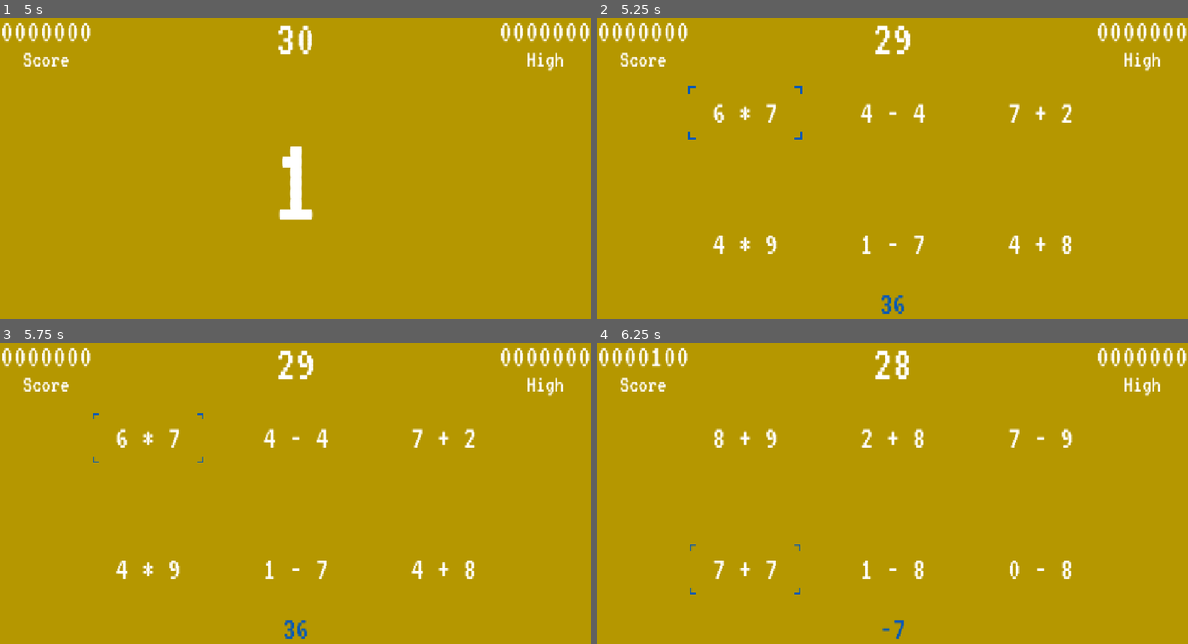
Above: before the commit, frames 1-4 (two rows, left to right).
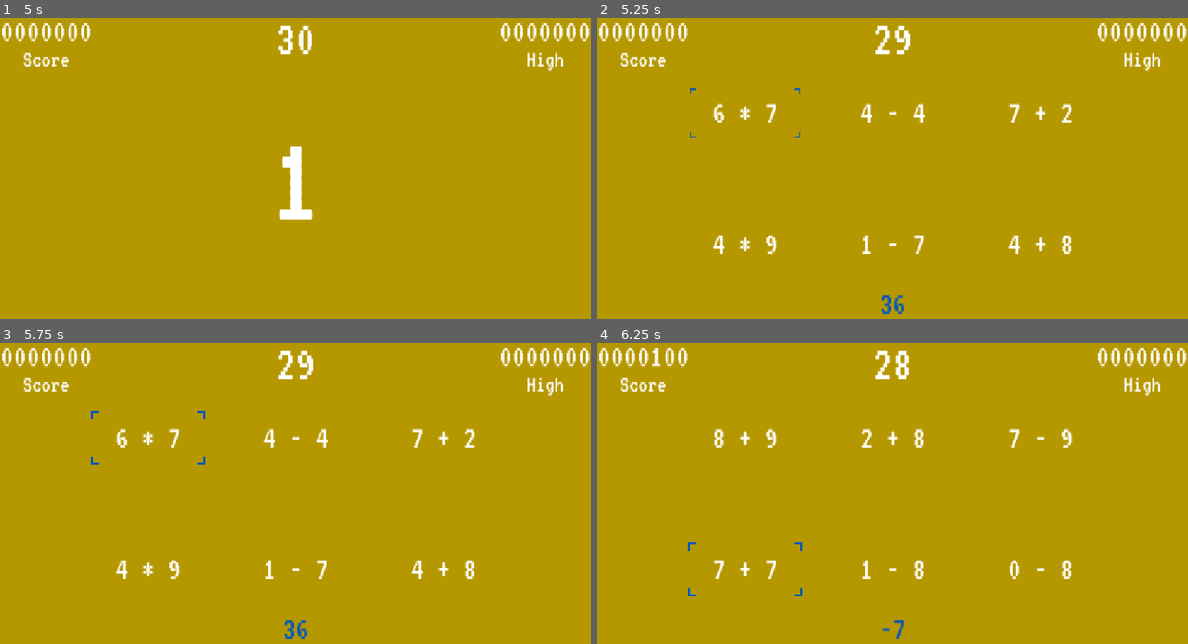
Above: after the commit, the same moments.

Repository: sdepouw/mathematics-and-cheese
Game: Godot game, scene res://Scenes/Root/root.tscn
The game is run twice, just before and just after one commit, with the same random seed, the same clock (stepped at 60 frames per second) and the same inputs.
Inputs (mouse positions are in pixels of both pictures, inside the frame that each line leads up to):
- Up to frame 1 (5 s): tap Enter at 0.5, 2.75 s; move the mouse to (425, 162) at 0.52 s; hold D (move_right) 0.53-1.28 s; tap Space (shoot) at 0.6, 1.25, 1.35, 2.85, 3.5, 3.6, 4.35 s; click (425, 162) at 0.67 s; move the mouse to (177, 195) at 1.27 s; hold S (move_down) 1.28-2 s; click "Play" at 2 s; move the mouse to (354, 108) at 2.77 s; hold D (move_right) 2.78-3.53 s; move the mouse to (265, 246) at 3.52 s; hold W (move_up) 3.53-4.28 s; click (265, 246) at 3.67 s; move the mouse to (472, 228) at 4.27 s; hold A (move_left) from 4.28 s (still down)
- Up to frame 2 (5.25 s): keep holding A (move_left); tap Enter at 5 s; move the mouse to (715, 129) at 5.02 s; tap Space (shoot) at 5.1 s
- Up to frame 3 (5.75 s): keep holding A (move_left)
- Up to frame 4 (6.25 s): tap Space (shoot) at 5.75, 5.85 s; move the mouse to (922, 505) at 5.77 s; release A (move_left) at 5.78 s; hold S (move_down) from 5.78 s (still down); click (922, 505) at 5.92 s

Frame 1 is identical in both runs. In frame 2, 0.1% of the frame differs, in the area x 15-35%, y 22-41%; in frame 3, 0.1%; in frame 4, 0.1%, in the area x 15-35%, y 66-85%.

Commit message:
Remove frame_progress

Diff:
--- a/Game/Scenes/Game/game.tscn
+++ b/Game/Scenes/Game/game.tscn
@@ -152,7 +152,6 @@
 sprite_frames = SubResource("SpriteFrames_xfil1")
 animation = &"blinking"
 autoplay = "blinking"
-frame_progress = 0.779093
 
 [connection signal="game_ended" from="GameEvents" to="." method="_on_game_ended"]
 [connection signal="game_ended" from="GameEvents" to="HUD" method="_on_game_ended"]
